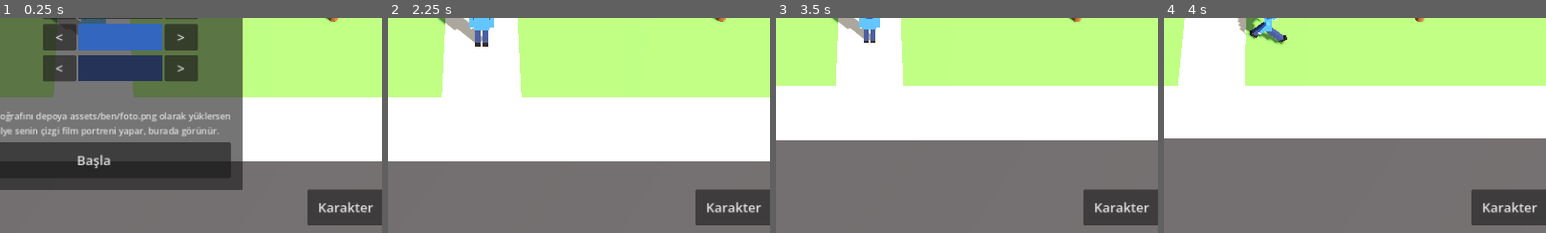
Above: before the commit, frames 1-4 (left to right).
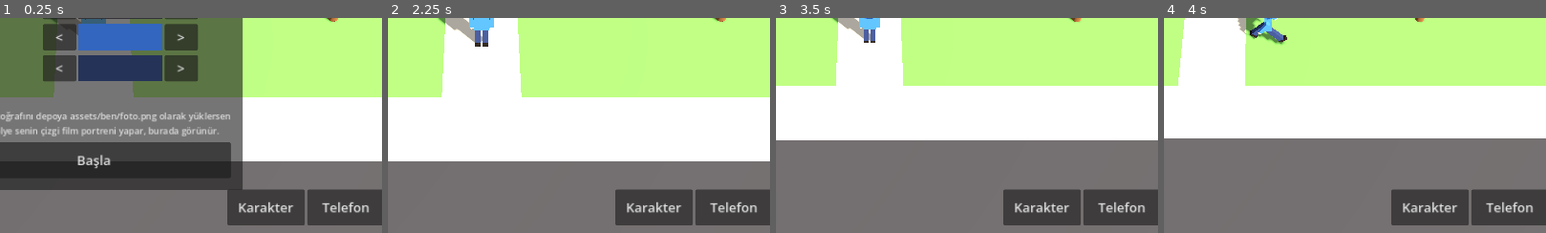
Above: after the commit, the same moments.

Repository: malisah61/acikdunya
Game: Godot game, scene res://sahneler/ana.tscn
The game is run twice, just before and just after one commit, with the same random seed, the same clock (stepped at 60 frames per second) and the same inputs.
Inputs (mouse positions are % of the whole screen's width and height, from its top left):
- Up to frame 1 (0.25 s): no input
- Up to frame 2 (2.25 s): click "Karakter" at 0.5 s; click (83, 92) at 1.25 s, where only the run after the commit has a clickable "Telefon"; click "Başla" at 2 s
- Up to frame 3 (3.5 s): click "-" at 2.75 s
- Up to frame 4 (4 s): tap Enter at 3.5 s; move the mouse to (72, 45) at 3.52 s; hold D from 3.53 s (still down); tap E at 3.6 s; click (72, 45) at 3.67 s
The pictures show only the part of the screen within x 38-88%, y 48-98%; the shares and areas given below are measured in that part.

The runs differ from the first frame. In frame 1, 3.7% of the frame differs, in the area x 59-98%, y 79-97%; in frame 2, 3.7%; in frame 3, 3.7%; in frame 4, 3.7%.

Commit message:
Meslek ve kariyer basamakları, telefon menüsü, selamlaşan sakinler, lamba performansı
- Hastane nöbeti kariyer basamaklı; bakkalda raf dizme mesaisi
- Telefon menüsü: durum, meslekler, terfiye kalan iş, ipucu
- Sokak lambaları MultiMesh; gece yalnız en yakın 8 lamba ışık yayar
- Sakinler oyuncuyu selamlar; açlık/yorgunluk uyarısı ve yanıp sönen çubuk
- README yol haritası ve GUNLUK.md güncellendi

Co-Authored-By: Claude Opus 5.5 <noreply@anthropic.com>
Claude-Session: https://claude.ai/code/session_01YPoiBWmShsK2HAc5d5v8Xg

Diff:
--- a/betikler/ana.gd
+++ b/betikler/ana.gd
@@ -7,6 +7,8 @@
 const NPC := preload("res://betikler/npc.gd")
 const HUD := preload("res://betikler/hud.gd")
 const HALK_SAYISI := 24
+## Gece aynı anda yanan en fazla sokak lambası ışığı (gl_compatibility'de her ışık pahalı)
+const YAKIN_LAMBA := 8
 
 var gunes: DirectionalLight3D
 var ortam: Environment
@@ -16,6 +18,7 @@
 var bilgi: Dictionary
 var aktif_bolgeler: Array = []
 var _lambalar_acik := false
+var _lamba_sayac := 0.0
 
 
 func _ready() -> void:
@@ -66,7 +69,7 @@
 	add_child(gunes)
 
 
-func _process(_delta: float) -> void:
+func _process(delta: float) -> void:
 	var s := Oyun.dakika / 60.0
 	var t := (s - 6.0) / 12.0
 	var yukseklik := sin(t * PI)
@@ -85,7 +88,24 @@
 		for l in bilgi["lambalar"]:
 			l.visible = gece
 		bilgi["pencere_malzeme"].emission_energy_multiplier = 1.0 if gece else 0.0
+		bilgi["lamba_bas_malzeme"].emission_energy_multiplier = 2.0 if gece else 0.0
+		_lambalari_guncelle()
+	_lamba_sayac += delta
+	if _lambalar_acik and _lamba_sayac > 0.5:
+		_lamba_sayac = 0.0
+		_lambalari_guncelle()
 	Oyun.oyuncu_konum = oyuncu.global_position
+
+
+## Sadece oyuncuya en yakın YAKIN_LAMBA sokak lambasının ışığını açar; gündüz hepsi kapalı.
+func _lambalari_guncelle() -> void:
+	var p: Vector3 = oyuncu.global_position
+	var sirali: Array = bilgi["sokak_lambalari"].duplicate()
+	if _lambalar_acik:
+		sirali.sort_custom(func(a, b) -> bool:
+			return a.global_position.distance_squared_to(p) < b.global_position.distance_squared_to(p))
+	for i in sirali.size():
+		sirali[i].visible = _lambalar_acik and i < YAKIN_LAMBA
 
 
 func _unhandled_input(e: InputEvent) -> void:
@@ -96,7 +116,7 @@
 func _bolgeye_girdi(body: Node3D, b) -> void:
 	if body == oyuncu:
 		aktif_bolgeler.append(b)
-		hud.eylem_goster(b.eylem, b.metin, b.kisi, b.kisi_ad)
+		hud.eylem_goster(b.eylem, Oyun.eylem_metni(b.eylem, b.metin), b.kisi, b.kisi_ad)
 
 
 func _bolgeden_cikti(body: Node3D, b) -> void:
@@ -106,7 +126,7 @@
 			hud.eylem_gizle()
 		else:
 			var son = aktif_bolgeler.back()
-			hud.eylem_goster(son.eylem, son.metin, son.kisi, son.kisi_ad)
+			hud.eylem_goster(son.eylem, Oyun.eylem_metni(son.eylem, son.metin), son.kisi, son.kisi_ad)
 
 
 func _eylem() -> void:
@@ -115,6 +135,10 @@
 	var b = aktif_bolgeler.back()
 	if Oyun.eylem(b.eylem):
 		hud.karart()
+	# ücret/unvan değişmiş olabilir (terfi): düğme yazısını yenile
+	if not aktif_bolgeler.is_empty():
+		var son = aktif_bolgeler.back()
+		hud.eylem_goster(son.eylem, Oyun.eylem_metni(son.eylem, son.metin), son.kisi, son.kisi_ad)
 
 
 func _bayildi() -> void:
--- a/betikler/dunya.gd
+++ b/betikler/dunya.gd
@@ -81,13 +81,18 @@
 
 ## Çok sayıda aynı kutuyu tek çizimde basar (pencereler, yol çizgileri): telefonda akıcılık için.
 static func toplu(kok: Node3D, boyut: Vector3, mat: Material, konumlar: Array) -> void:
+	var bm := BoxMesh.new()
+	bm.size = boyut
+	toplu_mesh(kok, bm, mat, konumlar)
+
+
+## toplu() ile aynı, ama istenen herhangi bir mesh ile (silindir direkler vb.).
+static func toplu_mesh(kok: Node3D, mesh: Mesh, mat: Material, konumlar: Array) -> void:
 	if konumlar.is_empty():
 		return
 	var mm := MultiMesh.new()
 	mm.transform_format = MultiMesh.TRANSFORM_3D
-	var bm := BoxMesh.new()
-	bm.size = boyut
-	mm.mesh = bm
+	mm.mesh = mesh
 	mm.instance_count = konumlar.size()
 	for i in konumlar.size():
 		mm.set_instance_transform(i, Transform3D(Basis(), konumlar[i]))
@@ -236,10 +241,20 @@
 			kutu(n, Vector3(0.25, 0.6, 0.6), Vector3(x, 0.3, z), malzeme(Color(0.08, 0.08, 0.08)), false)
 
 
+## Sokak lambası: direk ve başlık sonda tek çizimde (MultiMesh) basılır; burada sadece çarpışma ve ışık kurulur.
+## Gece yalnız oyuncuya en yakın birkaç lambanın ışığı yanar (ana.gd), telefonda akıcılık için.
 static func lamba(kok: Node3D, konum: Vector3, sonuc: Dictionary) -> void:
-	silindir(kok, 0.08, 4.5, konum + Vector3(0, 2.25, 0), malzeme(Color(0.25, 0.25, 0.28)))
-	var bas := malzeme(Color(1.0, 0.95, 0.75))
-	kutu(kok, Vector3(0.5, 0.2, 0.5), konum + Vector3(0, 4.55, 0), bas, false)
+	sonuc["lamba_direkleri"].append(konum + Vector3(0, 2.25, 0))
+	sonuc["lamba_baslari"].append(konum + Vector3(0, 4.55, 0))
+	var sb := StaticBody3D.new()
+	var cs := CollisionShape3D.new()
+	var sh := CylinderShape3D.new()
+	sh.radius = 0.08
+	sh.height = 4.5
+	cs.shape = sh
+	sb.position = konum + Vector3(0, 2.25, 0)
+	sb.add_child(cs)
+	kok.add_child(sb)
 	var isik := OmniLight3D.new()
 	isik.position = konum + Vector3(0, 4.2, 0)
 	isik.omni_range = 10.0
@@ -247,7 +262,7 @@
 	isik.light_color = Color(1.0, 0.85, 0.6)
 	isik.visible = false
 	kok.add_child(isik)
-	sonuc["lambalar"].append(isik)
+	sonuc["sokak_lambalari"].append(isik)
 
 
 static func yuruyus_yolu(kok: Node3D, x: float, z1: float, z2: float) -> void:
@@ -255,7 +270,7 @@
 
 
 static func kur(kok: Node3D) -> Dictionary:
-	var sonuc := {"lambalar": [], "bolgeler": [], "ic_mekanlar": [], "pencereler": [], "kapilar": [], "baslangic": Vector3(30, 0, -9), "ev_yatak": Vector3(30, 0, -15)}
+	var sonuc := {"lambalar": [], "sokak_lambalari": [], "lamba_direkleri": [], "lamba_baslari": [], "bolgeler": [], "ic_mekanlar": [], "pencereler": [], "kapilar": [], "baslangic": Vector3(30, 0, -9), "ev_yatak": Vector3(30, 0, -15)}
 	var rng := RandomNumberGenerator.new()
 	rng.seed = 61
 
@@ -347,6 +362,7 @@
 	kutu(bakkal, Vector3(3.0, 1.0, 0.8), Vector3(3.5, 0.5, 0.8), malzeme(Color(0.5, 0.33, 0.2)))
 	sabit_kisi(bakkal, Vector3(3.5, 0, -0.2), Color(0.95, 0.95, 0.95), rng)
 	bolge(bakkal, Vector3(3.5, 1, 2.2), Vector3(3.0, 2, 1.8), "simit", "Simit + ayran al (25 TL)", sonuc, "bakkal_hasan", "Bakkal Hasan Amca")
+	bolge(bakkal, Vector3(0.5, 1, -2.6), Vector3(2.4, 2, 1.6), "bakkal_is", "Rafları diz", sonuc, "bakkal_hasan", "Bakkal Hasan Amca")
 	yuruyus_yolu(kok, -30, -9, -7)
 	apartman(kok, Vector3(-46, 0, -14), 10, 10, 9, Color(0.82, 0.72, 0.62), sonuc)
 	apartman(kok, Vector3(-14, 0, -14), 10, 10, 12, Color(0.72, 0.76, 0.82), sonuc)
@@ -436,4 +452,19 @@
 	toplu(kok, Vector3(1.2, 1.4, 0.08), pencere, sonuc["pencereler"])
 	toplu(kok, Vector3(1.4, 2.2, 0.08), malzeme(Color(0.35, 0.22, 0.12)), sonuc["kapilar"])
 	sonuc["pencere_malzeme"] = pencere
+
+	# --- sokak lambaları tek çizimde; başlıklar gece kendiliğinden parlar
+	var direk := CylinderMesh.new()
+	direk.top_radius = 0.08
+	direk.bottom_radius = 0.08
+	direk.height = 4.5
+	direk.radial_segments = 8
+	toplu_mesh(kok, direk, malzeme(Color(0.25, 0.25, 0.28)), sonuc["lamba_direkleri"])
+	var bas := StandardMaterial3D.new()
+	bas.albedo_color = Color(1.0, 0.95, 0.75)
+	bas.emission_enabled = true
+	bas.emission = Color(1.0, 0.85, 0.55)
+	bas.emission_energy_multiplier = 0.0
+	toplu(kok, Vector3(0.5, 0.2, 0.5), bas, sonuc["lamba_baslari"])
+	sonuc["lamba_bas_malzeme"] = bas
 	return sonuc
--- a/betikler/hud.gd
+++ b/betikler/hud.gd
@@ -20,6 +20,9 @@
 var mesaj_etiket: Label
 var perde: ColorRect
 var karakter_paneli: PanelContainer
+var telefon_paneli: PanelContainer
+var telefon_yazi: Label
+var _zaman := 0.0
 var _mesaj_sure := 0.0
 var _dokunmatik := false
 
@@ -80,6 +83,8 @@
 	sag.add_child(ust)
 	var kd := _dugme(ust, "Karakter", Vector2(130, 60))
 	kd.pressed.connect(karakter_ekrani_ac)
+	var td := _dugme(ust, "Telefon", Vector2(130, 60))
+	td.pressed.connect(telefon_ac)
 	var eksi := _dugme(ust, "-", Vector2(60, 60))
 	eksi.pressed.connect(func() -> void: kamera.yakinlas(3.0))
 	var arti := _dugme(ust, "+", Vector2(60, 60))
@@ -133,6 +138,7 @@
 	kok.add_child(perde)
 
 	_karakter_paneli_kur(kok)
+	_telefon_kur(kok)
 	if not Oyun.karakter_hazir:
 		karakter_ekrani_ac()
 
@@ -186,6 +192,12 @@
 	para_etiket.text = "Para: %d TL" % Oyun.para
 	tokluk_cubuk.value = Oyun.tokluk
 	enerji_cubuk.value = Oyun.enerji
+	# ihtiyaç azalınca çubuk kırmızı yanıp söner
+	_zaman += delta
+	var nabiz := 0.5 + 0.5 * sin(_zaman * 6.0)
+	var kirmizi := Color(1.0, 0.35, 0.35)
+	tokluk_cubuk.modulate = kirmizi.lerp(Color.WHITE, nabiz) if Oyun.tokluk < 20.0 else Color.WHITE
+	enerji_cubuk.modulate = kirmizi.lerp(Color.WHITE, nabiz) if Oyun.enerji < 15.0 else Color.WHITE
 	if _mesaj_sure > 0.0:
 		_mesaj_sure -= delta
 		mesaj_etiket.modulate.a = clampf(_mesaj_sure, 0.0, 1.0)
@@ -318,6 +330,56 @@
 	)
 
 
+# --- telefon menüsü: meslekler, kariyer basamakları, ipucu
+func _telefon_kur(kok: Control) -> void:
+	telefon_paneli = PanelContainer.new()
+	telefon_paneli.set_anchors_preset(Control.PRESET_CENTER)
+	telefon_paneli.grow_horizontal = Control.GROW_DIRECTION_BOTH
+	telefon_paneli.grow_vertical = Control.GROW_DIRECTION_BOTH
+	telefon_paneli.custom_minimum_size = Vector2(440, 0)
+	telefon_paneli.visible = false
+	var stil := StyleBoxFlat.new()
+	stil.bg_color = Color(0.07, 0.08, 0.11, 0.96)
+	stil.border_color = Color(0.32, 0.33, 0.38)
+	stil.set_border_width_all(6)
+	stil.set_corner_radius_all(28)
+	telefon_paneli.add_theme_stylebox_override("panel", stil)
+	kok.add_child(telefon_paneli)
+	var kenar := MarginContainer.new()
+	for k in ["margin_left", "margin_right", "margin_top", "margin_bottom"]:
+		kenar.add_theme_constant_override(k, 26)
+	telefon_paneli.add_child(kenar)
+	var vb := VBoxContainer.new()
+	vb.add_theme_constant_override("separation", 12)
+	kenar.add_child(vb)
+	var baslik := _etiket(vb, 26)
+	baslik.text = "Telefon"
+	baslik.horizontal_alignment = HORIZONTAL_ALIGNMENT_CENTER
+	telefon_yazi = _etiket(vb, 19)
+	telefon_yazi.autowrap_mode = TextServer.AUTOWRAP_WORD_SMART
+	telefon_yazi.custom_minimum_size.x = 388
+	var kapat := _dugme(vb, "Kapat", Vector2(200, 56))
+	kapat.size_flags_horizontal = Control.SIZE_SHRINK_CENTER
+	kapat.pressed.connect(func() -> void:
+		telefon_paneli.visible = false
+		Oyun.duraklat = false
+	)
+
+
+func telefon_ac() -> void:
+	if karakter_paneli.visible:
+		return
+	if telefon_paneli.visible:
+		telefon_paneli.visible = false
+		Oyun.duraklat = false
+		return
+	telefon_yazi.text = Oyun.telefon_metni()
+	Oyun.duraklat = true
+	telefon_paneli.visible = true
+
+
 func karakter_ekrani_ac() -> void:
+	if telefon_paneli.visible:
+		telefon_paneli.visible = false
 	Oyun.duraklat = true
 	karakter_paneli.visible = true
--- a/betikler/npc.gd
+++ b/betikler/npc.gd
@@ -14,6 +14,10 @@
 var _faz := 0.0
 var _bekle := 0.0
 var _rng := RandomNumberGenerator.new()
+var _oyuncu: Node3D
+var _balon: Label3D
+var _selam_sure := 0.0
+var _selamlasti := false
 
 
 func kur(h: Array, tohum: int) -> void:
@@ -32,6 +36,29 @@
 		Oyun.renk(Oyun.PANTOLON_RENKLERI, _rng.randi()), _rng.randf() < 0.3)
 	model.scale = Vector3.ONE * _rng.randf_range(0.9, 1.05)
 	add_child(model)
+	_balon = Label3D.new()
+	_balon.billboard = BaseMaterial3D.BILLBOARD_ENABLED
+	_balon.position.y = 2.3
+	_balon.font_size = 40
+	_balon.pixel_size = 0.006
+	_balon.outline_size = 10
+	_balon.no_depth_test = true
+	_balon.visible = false
+	add_child(_balon)
+
+
+## Yanından geçen oyuncuyu durup selamlar (bir kere; oyuncu uzaklaşınca yeniden selamlayabilir).
+func _selam_ver() -> void:
+	var d := Oyun.dakika
+	var sozler: Array = ["Selam komşu!", "Nasılsın?", "Hayırdır, nereye böyle?"]
+	if d < 11.0 * 60.0:
+		sozler.append("Günaydın!")
+	elif d < 18.0 * 60.0:
+		sozler.append("Kolay gelsin!")
+	else:
+		sozler.append("İyi akşamlar!")
+	_balon.text = sozler[_rng.randi() % sozler.size()]
+	_selam_sure = 2.0
 
 
 func _nokta(i: int, j: int) -> Vector3:
@@ -70,6 +97,22 @@
 		visible = false
 		return
 	visible = true
+	if _oyuncu == null:
+		_oyuncu = get_tree().get_first_node_in_group("oyuncu") as Node3D
+	if _oyuncu:
+		var uzaklik := global_position.distance_to(_oyuncu.global_position)
+		if not _selamlasti and uzaklik < 2.5:
+			_selamlasti = true
+			_selam_ver()
+		elif _selamlasti and uzaklik > 7.0:
+			_selamlasti = false
+		if _selam_sure > 0.0:
+			_selam_sure -= delta
+			_balon.visible = _selam_sure > 0.0
+			var f := _oyuncu.global_position - global_position
+			model.rotation.y = lerp_angle(model.rotation.y, atan2(f.x, f.z), clampf(8.0 * delta, 0.0, 1.0))
+			Karakter.yuru(model, _faz, 0.0)
+			return
 	if _bekle > 0.0:
 		_bekle -= delta
 		Karakter.yuru(model, _faz, 0.0)
--- a/betikler/oyun.gd
+++ b/betikler/oyun.gd
@@ -14,6 +14,13 @@
 const GOMLEK_RENKLERI := [Color(0.2, 0.4, 0.75), Color(0.88, 0.88, 0.88), Color(0.7, 0.15, 0.15), Color(0.2, 0.55, 0.3), Color(0.15, 0.15, 0.18), Color(0.9, 0.6, 0.15)]
 const PANTOLON_RENKLERI := [Color(0.15, 0.2, 0.35), Color(0.12, 0.12, 0.12), Color(0.45, 0.38, 0.28), Color(0.35, 0.35, 0.38)]
 const SAC_MODELLERI := ["Kısa", "Uzun", "Kel"]
+## Meslekler ve kariyer basamakları: [unvan, gereken iş sayısı, iş başı ücret TL]
+const MESLEKLER := {
+	"nobet": {"ad": "Hastane", "is": "Nöbete gir", "bitti": "Nöbet", "saat": 8, "enerji": 50,
+		"basamak": [["Stajyer", 0, 400], ["Hemşire", 3, 480], ["Asistan Doktor", 8, 600], ["Uzman Doktor", 15, 800]]},
+	"bakkal_is": {"ad": "Bakkal", "is": "Rafları diz", "bitti": "Mesai", "saat": 4, "enerji": 30,
+		"basamak": [["Çırak", 0, 150], ["Tezgâhtar", 4, 200], ["Kalfa", 10, 260]]},
+}
 
 var gun := 1
 var dakika := 8.0 * 60.0
@@ -27,6 +34,10 @@
 ## Karakter ekranı açıkken saat ve hareket durur
 var duraklat := false
 var _kayit_sayaci := 0.0
+## Her meslekte tamamlanan iş sayısı (kariyer basamağını belirler)
+var is_sayilari := {"nobet": 0, "bakkal_is": 0}
+var _ac_uyarildi := false
+var _yorgun_uyarildi := false
 
 
 func _ready() -> void:
@@ -73,6 +84,21 @@
 		enerji = clampf(enerji - yorulma, 0.0, 100.0)
 		if enerji <= 0.0:
 			_bayil()
+	_uyar()
+
+
+## İhtiyaç azalınca bir kere uyarır; toparlanınca uyarı yeniden kurulur.
+func _uyar() -> void:
+	if tokluk < 20.0 and not _ac_uyarildi:
+		_ac_uyarildi = true
+		mesaj.emit("Karnın acıktı! Bakkaldan simit alabilirsin.")
+	elif tokluk > 30.0:
+		_ac_uyarildi = false
+	if enerji < 15.0 and not _yorgun_uyarildi:
+		_yorgun_uyarildi = true
+		mesaj.emit("Çok yorgunsun! Eve gidip uyu ya da kahvehanede çay iç.")
+	elif enerji > 25.0:
+		_yorgun_uyarildi = false
 
 
 func _bayil() -> void:
@@ -125,22 +151,83 @@
 			ilerle(20.0)
 			mesaj.emit("Bir çay içtin, açıldın. (-10 TL)")
 			return false
-		"nobet":
-			if enerji < 50.0:
-				mesaj.emit("Nöbete girmek için çok yorgunsun. Önce dinlen.")
-				return false
-			ilerle(8.0 * 60.0)
-			para += 400
-			mesaj.emit("Nöbet bitti! 8 saat çalıştın. (+400 TL)")
-			kaydet()
-			return true
+		"nobet", "bakkal_is":
+			return _calis(ad)
 	return false
+
+
+## Meslekteki mevcut kariyer basamağının sırası.
+func basamak(meslek: String) -> int:
+	var b: Array = MESLEKLER[meslek]["basamak"]
+	var n := int(is_sayilari.get(meslek, 0))
+	var i := 0
+	for k in b.size():
+		if n >= int(b[k][1]):
+			i = k
+	return i
+
+
+func _calis(meslek: String) -> bool:
+	var m: Dictionary = MESLEKLER[meslek]
+	if enerji < float(m["enerji"]):
+		mesaj.emit("İşe girmek için çok yorgunsun. Önce dinlen.")
+		return false
+	var b: Array = m["basamak"]
+	var once := basamak(meslek)
+	var ucret := int(b[once][2])
+	var saat := int(m["saat"])
+	ilerle(saat * 60.0)
+	para += ucret
+	is_sayilari[meslek] = int(is_sayilari.get(meslek, 0)) + 1
+	var sonra := basamak(meslek)
+	var metin: String = "%s bitti! %d saat çalıştın. (+%d TL)" % [m["bitti"], saat, ucret]
+	if sonra > once:
+		metin += "\nTERFİ! Yeni unvanın: %s (iş başı %d TL)" % [b[sonra][0], int(b[sonra][2])]
+	mesaj.emit(metin)
+	kaydet()
+	return true
+
+
+## Eylem düğmesinin yazısı (meslek eylemlerinde güncel ücret ve unvan).
+func eylem_metni(ad: String, varsayilan: String) -> String:
+	if not MESLEKLER.has(ad):
+		return varsayilan
+	var m: Dictionary = MESLEKLER[ad]
+	var b: Array = m["basamak"][basamak(ad)]
+	return "%s (%d saat, +%d TL) — %s" % [m["is"], int(m["saat"]), int(b[2]), b[0]]
+
+
+## Telefon menüsünde görünen özet.
+func telefon_metni() -> String:
+	var s: String = "%s\n%s   •   Para: %d TL\n\nMESLEKLER\n" % [karakter["isim"], saat_metni(), para]
+	for ad in MESLEKLER:
+		var m: Dictionary = MESLEKLER[ad]
+		var b: Array = m["basamak"]
+		var i := basamak(ad)
+		var n := int(is_sayilari.get(ad, 0))
+		s += "• %s: %s — iş başı %d TL (%d iş)\n" % [m["ad"], b[i][0], int(b[i][2]), n]
+		if i + 1 < b.size():
+			s += "     %s olmak için %d iş daha\n" % [b[i + 1][0], int(b[i + 1][1]) - n]
+		else:
+			s += "     En üst basamaktasın!\n"
+	s += "\nİPUCU\n"
+	if tokluk < 30.0:
+		s += "Karnın aç: bakkalda simit + ayran 25 TL."
+	elif enerji < 30.0:
+		s += "Yorgunsun: evde uyu ya da kahvehanede çay iç."
+	elif para < 50:
+		s += "Para azaldı: hastanede nöbet ya da bakkalda mesai."
+	elif gece_mi():
+		s += "Gece oldu, sakinler evlerine çekildi. Uyumak için iyi bir saat."
+	else:
+		s += "Her işte biraz daha çalış, terfi edip daha çok kazan."
+	return s
 
 
 func kaydet() -> void:
 	var veri := {
 		"gun": gun, "dakika": dakika, "para": para, "tokluk": tokluk, "enerji": enerji,
-		"karakter": karakter, "karakter_hazir": karakter_hazir,
+		"karakter": karakter, "karakter_hazir": karakter_hazir, "is_sayilari": is_sayilari,
 		"konum": [oyuncu_konum.x, oyuncu_konum.y, oyuncu_konum.z],
 	}
 	var f := FileAccess.open(KAYIT_YOLU, FileAccess.WRITE)
@@ -172,6 +259,11 @@
 				karakter[a] = bool(k[a])
 			else:
 				karakter[a] = int(k[a])
+	var isler = v.get("is_sayilari", {})
+	if typeof(isler) == TYPE_DICTIONARY:
+		for a in is_sayilari.keys():
+			if isler.has(a):
+				is_sayilari[a] = int(isler[a])
 	var p = v.get("konum", null)
 	if p is Array and p.size() == 3:
 		oyuncu_konum = Vector3(float(p[0]), float(p[1]), float(p[2]))
Not shown, added: GUNLUK.md
